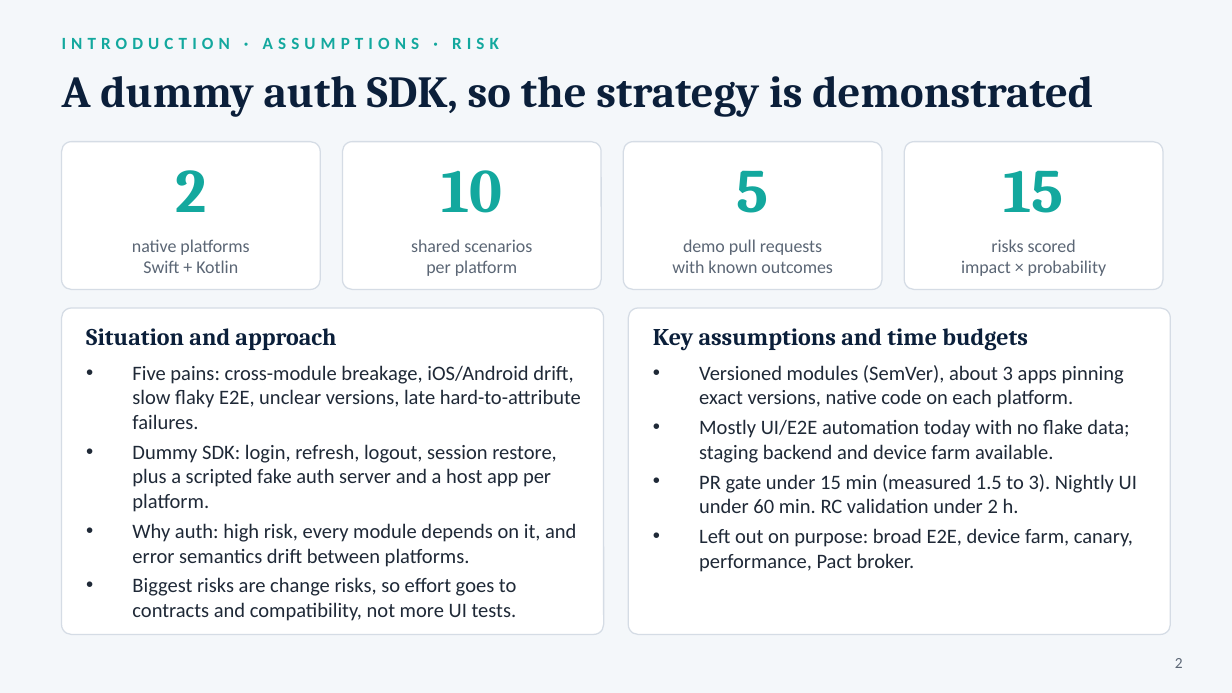
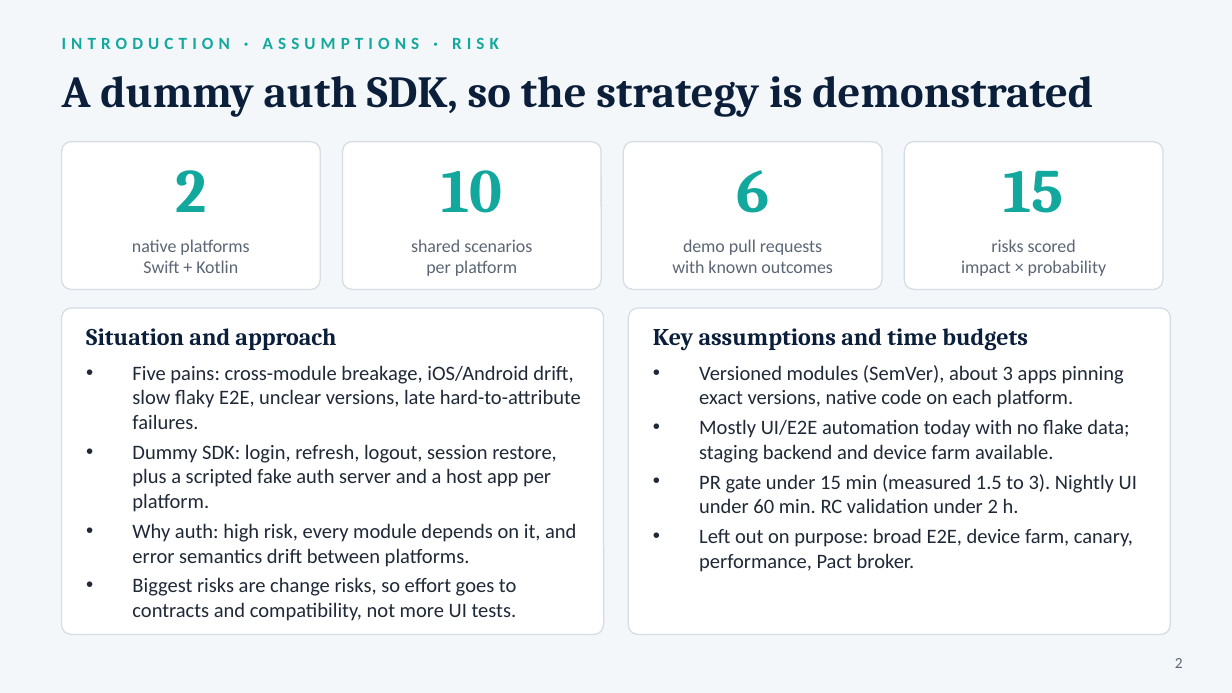
Before and after one commit to ricardorlg/sdk-qa-assignment, a slide deck: slide 2 of deliverables/SDK_QA_Strategy.pptx. Drawn at 1232x693 pixels with LibreOffice and Linux fonts; fonts in the diff are those of the drawing. Boxes give left, top, right and bottom in pixels: in the first picture for what was removed or moved away, otherwise in the second. Text is boxed around its words. In the diff, an @@ line names an element or a change of style, - is before the commit and + after.

```diff
--- a/deliverables/SDK_QA_Strategy.pptx
+++ b/deliverables/SDK_QA_Strategy.pptx
@@ text at (736,170,769,213): text changed @@
-5
+6
```
Also in this commit, not shown: 1 other slide changed, 5 other files.
